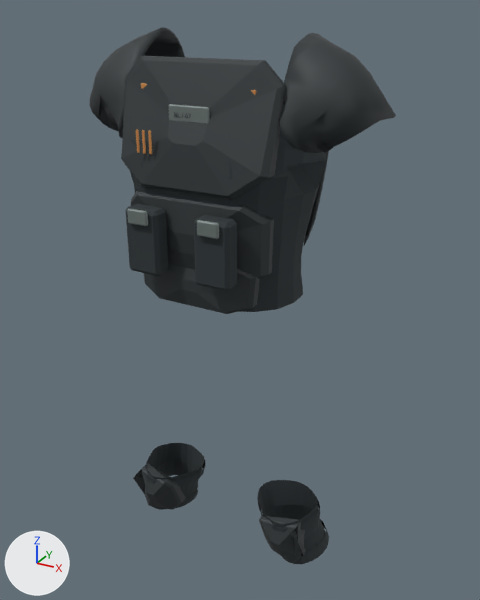
A saved change to the glTF model app/public/squad/armor/spectre-male.glb.
Camera for both pictures: a 50 mm camera at (0.583, -1.035, 1.511) aimed at (0.02, -0.012, 0.999). Lighting does not change. The marker at lower left points along +X, +Y and +Z. The older version comes first. Vertices at exactly the same position are counted once.

Objects in the first picture: 'NativeBody'.
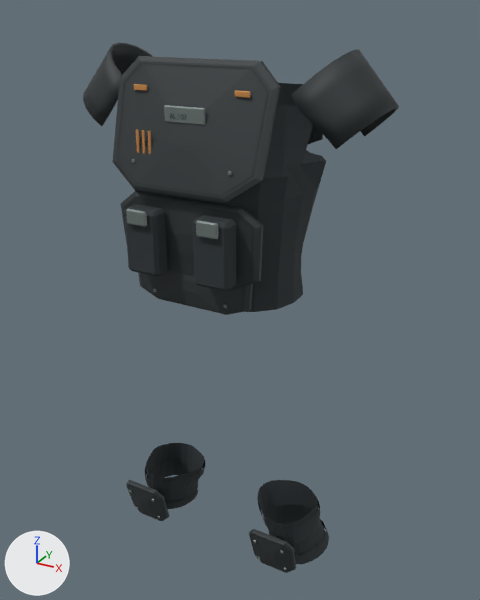
Where the change shows, as pixel boxes (x1, y1, x2, y2) in the pictures (480 x 600 px; the box of a moved part takes in the faces that stretch with it):
```json
{"object": "NativeBody", "change": "reshaped", "before": [90, 27, 396, 564], "after": [83, 42, 399, 573]}
{"part": 1, "of": "me_spectre", "change": "moved or reshaped", "before": [168, 104, 210, 124], "on screen": "not visible afterwards"}
{"part": 2, "of": "me_spectre", "change": "moved or reshaped", "before": [126, 204, 168, 276], "after": [124, 204, 168, 276]}
{"part": 3, "of": "me_spectre", "change": "moved or reshaped", "before": [148, 131, 152, 154], "on screen": "not visible afterwards"}
{"part": 4, "of": "me_spectre", "change": "rebuilt", "before": [90, 27, 185, 138], "after": [83, 42, 154, 126]}
{"part": 5, "of": "me_spectre", "change": "rebuilt", "before": [279, 33, 396, 153], "after": [291, 49, 399, 149], "on screen": "8% narrower, 17% shorter"}
{"part": 6, "of": "me_spectre", "change": "rebuilt", "before": [144, 264, 260, 314], "after": [138, 271, 253, 315]}
{"part": 7, "of": "me_spectre", "change": "rebuilt", "before": [131, 190, 274, 279], "after": [121, 192, 263, 290]}
{"part": 8, "of": "me_spectre", "change": "moved or reshaped", "before": [304, 151, 329, 245], "after": [306, 124, 323, 153]}
{"part": 9, "of": "me_spectre", "change": "built on", "before": [121, 56, 286, 239], "after": [113, 56, 281, 313]}
{"part": 10, "of": "me_spectre", "change": "reshaped", "before": [133, 463, 187, 510], "after": [126, 480, 169, 521]}
{"part": 11, "of": "me_spectre", "change": "reshaped", "before": [259, 515, 306, 563], "after": [249, 529, 296, 573]}
```

Scene script edits in JSON lines:
```json
{"block": "me_spectre", "where": "# used by ob_nativebody; location = (0.0, 0.0, 0.0)"}
{"op": "remove", "block": "me_spectre", "code": "me_spectre.from_pydata(...)  # 2252 vertices, 3870 faces; spans x -0.277..0.287, y -0.203..0.115, z 0.46..1.48"}
{"op": "add", "block": "me_spectre", "code": "me_spectre.from_pydata(...)  # 2796 vertices, 4614 faces; spans x -0.292..0.292, y -0.206..0.132, z 0.46..1.454"}
{"block": "me_spectre", "change": "me_spectre part 1: the loose piece of 16 vertices spanning x -0.038..0.038, y -0.143..-0.139, z 1.346..1.372 is scaled about its middle by (0.604, 0.5, 0.111), then moved by (-0.067, 0.269, -0.013), in mat_spectre___ballistic_webbing"}
{"block": "me_spectre", "change": "me_spectre part 2: the loose piece of 24 vertices spanning x -0.099..-0.034, y -0.195..-0.16, z 1.098..1.21 is moved by (0.0, -0.003, 0.0)"}
{"block": "me_spectre", "change": "me_spectre part 3: the loose piece of 24 vertices spanning x -0.063..-0.058, y -0.165..-0.162, z 1.296..1.333 is scaled about its middle by (1.26, 1, 0.131), then moved by (-0.012, 0.006, -0.26), in mat_spectre___titanium_and_markings (grey #798481)"}
{"block": "me_spectre", "change": "me_spectre part 4: the loose piece of 380 vertices spanning x -0.277..-0.131, y -0.122..0.084, z 1.295..1.48 is rebuilt with 104 vertices and now spans x -0.292..-0.147, y -0.103..0.074, z 1.316..1.454"}
{"block": "me_spectre", "change": "me_spectre part 5: the loose piece of 368 vertices spanning x 0.136..0.287, y -0.12..0.083, z 1.297..1.475 is rebuilt with 104 vertices and now spans x 0.147..0.292, y -0.102..0.074, z 1.316..1.454"}
{"block": "me_spectre", "change": "me_spectre part 6: the loose piece of 32 vertices spanning x -0.116..0.116, y -0.159..-0.111, z 1.036..1.121 is rebuilt with 32 vertices and now spans x -0.116..0.116, y -0.16..-0.141, z 1.036..1.121"}
{"block": "me_spectre", "change": "me_spectre part 7: the loose piece of 32 vertices spanning x -0.136..0.136, y -0.164..-0.086, z 1.082..1.227 is rebuilt with 32 vertices and now spans x -0.136..0.136, y -0.166..-0.145, z 1.082..1.227"}
{"block": "me_spectre", "change": "me_spectre part 8: 252 vertices removed from x -0.147..0.147, y 0.038..0.115, z 1.108..1.358; 408 vertices added at x -0.125..0.125, y 0.068..0.132, z 1.082..1.377"}
{"block": "me_spectre", "change": "me_spectre part 9: 47 vertices moved from x -0.104..0.136, y -0.203..-0.111, z 1.187..1.433 to x -0.145..0.11, y -0.206..-0.114, z 1.187..1.439; 47 vertices removed from x -0.145..0.145, y -0.203..-0.098, z 1.187..1.439; 383 vertices added at x -0.145..0.145, y -0.206..-0.117, z 1.039..1.433"}
{"block": "me_spectre", "change": "me_spectre part 10: 32 vertices removed from x -0.2..-0.105, y -0.109..-0.034, z 0.471..0.576; 144 vertices added at x -0.2..-0.105, y -0.139..-0.101, z 0.471..0.576"}
{"block": "me_spectre", "change": "me_spectre part 11: 32 vertices removed from x 0.105..0.2, y -0.109..-0.034, z 0.471..0.576; 144 vertices added at x 0.105..0.2, y -0.141..-0.101, z 0.471..0.576"}
{"block": "me_spectre", "change": "other edits to the shape of me_spectre do not show in these pictures"}
```
